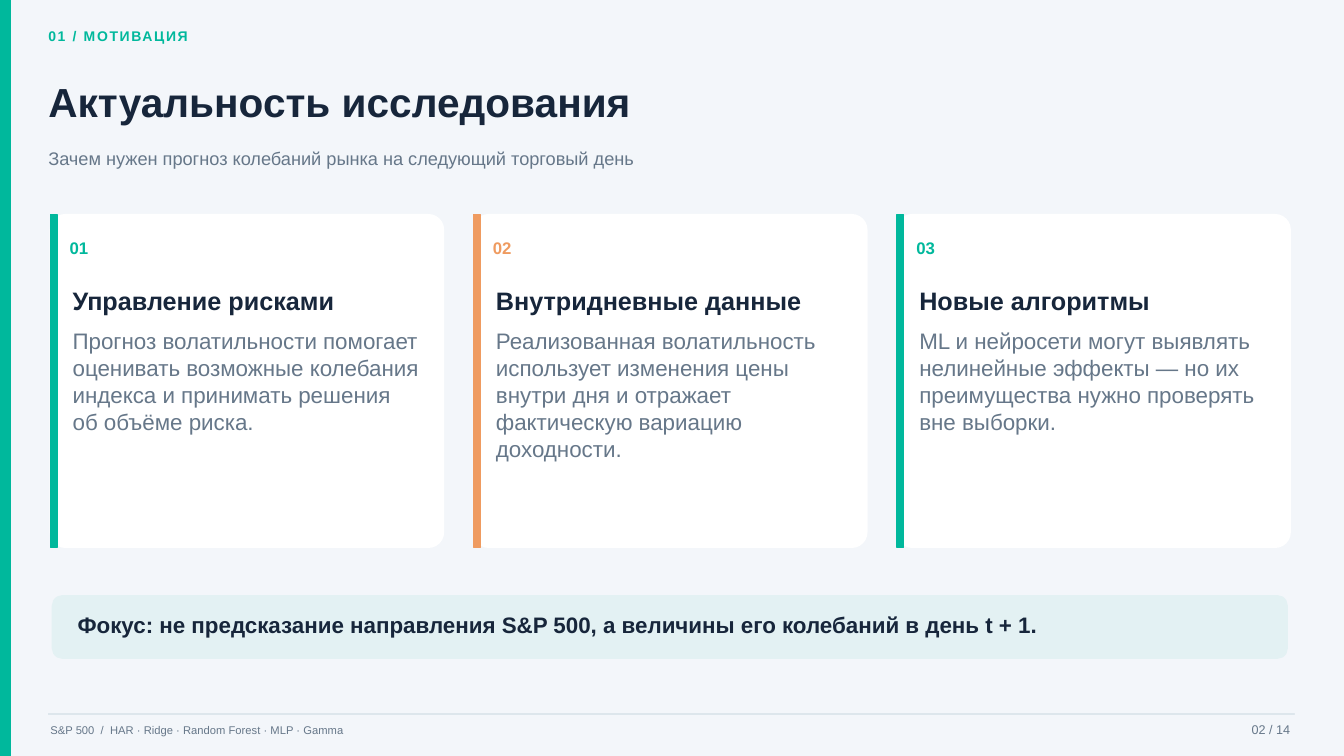
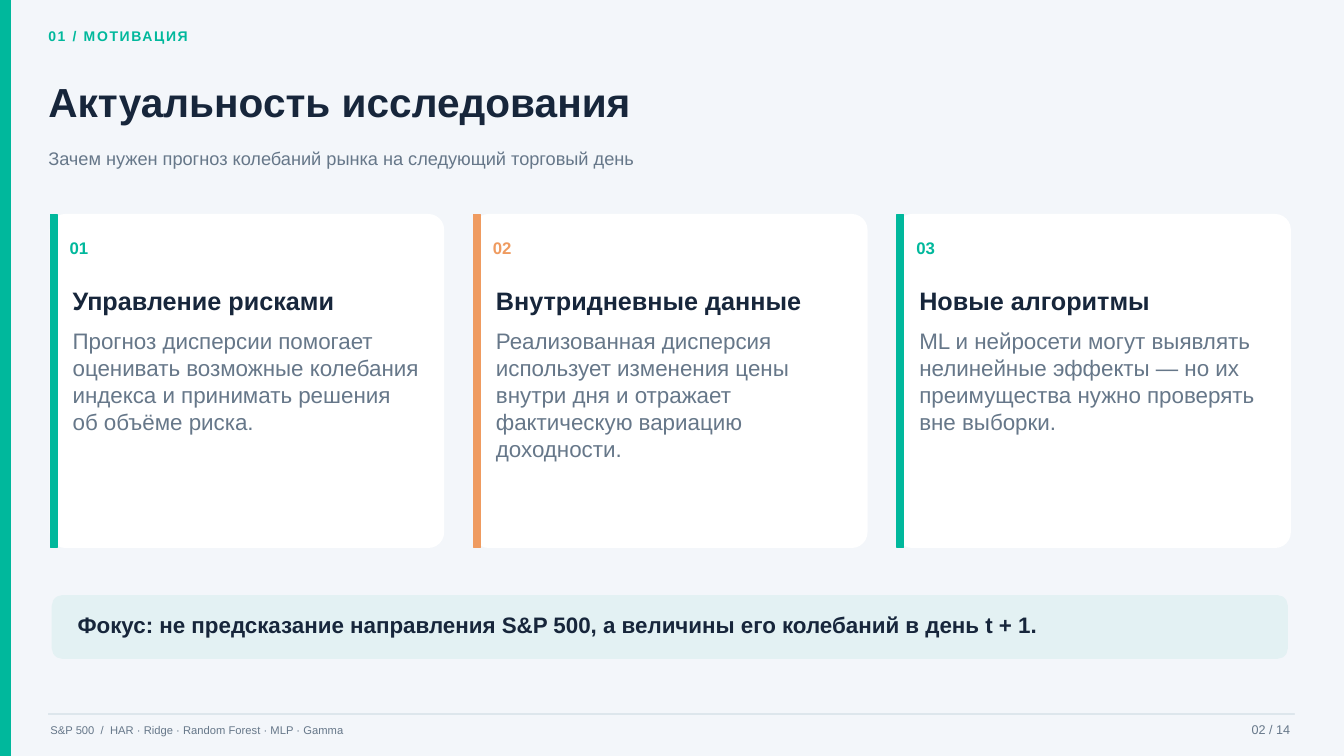
Before and after one commit to RubanOff/MathTreoryOfFinance, a slide deck: slide 2 of presentation/SP500_volatility_completed.pptx. Drawn at 1344x756 pixels with LibreOffice and Linux fonts; fonts in the diff are those of the drawing. Boxes give left, top, right and bottom in pixels: in the first picture for what was removed or moved away, otherwise in the second. Text is boxed around its words. In the diff, an @@ line names an element or a change of style, - is before the commit and + after.

```diff
--- a/presentation/SP500_volatility_completed.pptx
+++ b/presentation/SP500_volatility_completed.pptx
@@ text at [73,333,419,435]: text changed @@
-Прогноз волатильности помогает оценивать возможные колебания индекса и принимать решения об объёме риска.
+Прогноз дисперсии помогает оценивать возможные колебания индекса и принимать решения об объёме риска.
@@ text at [496,333,788,462]: text changed @@
-Реализованная волатильность использует изменения цены внутри дня и отражает фактическую вариацию доходности.
+Реализованная дисперсия использует изменения цены внутри дня и отражает фактическую вариацию доходности.
```
Also in this commit, not shown: 3 other slides changed, 4 other files.
